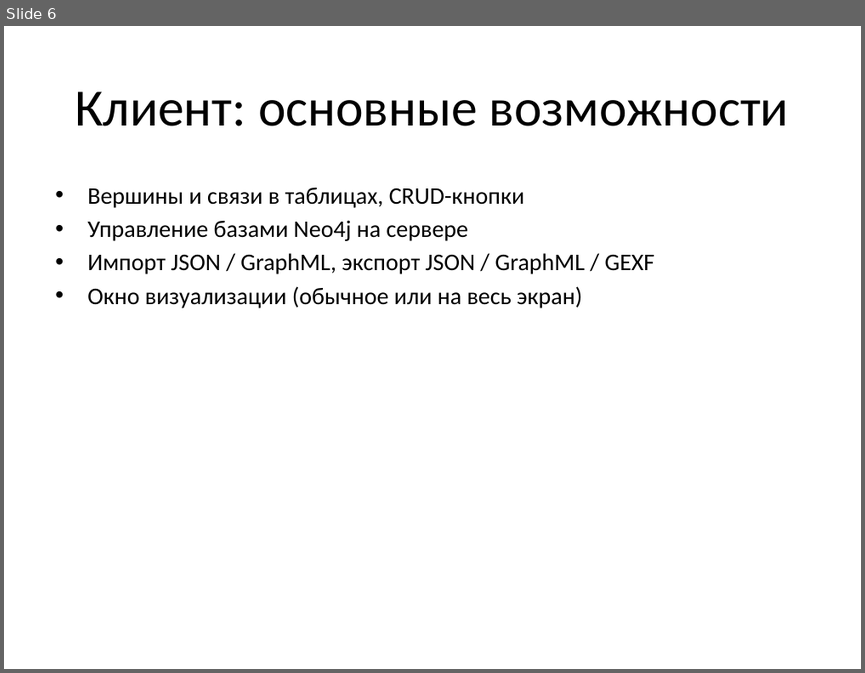
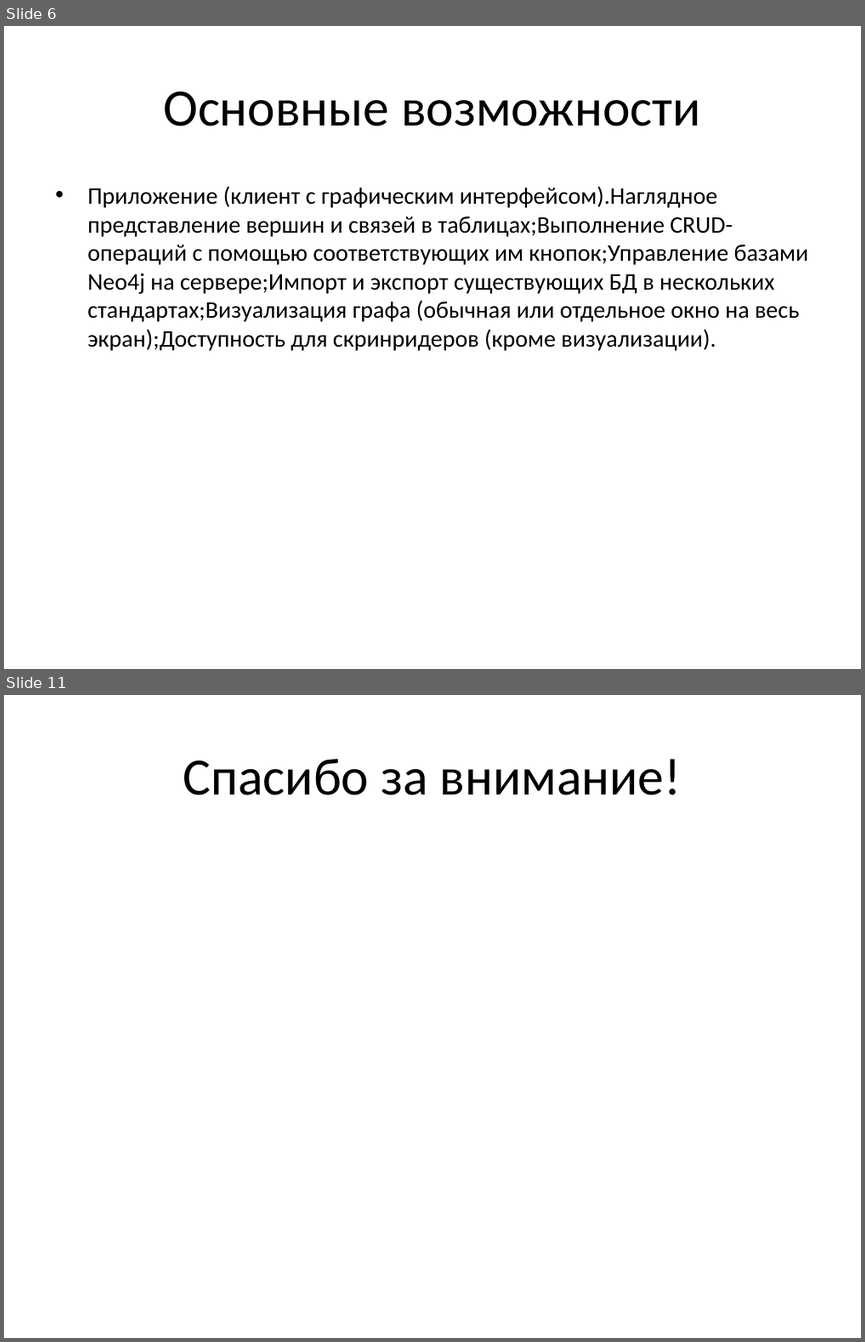
Before and after one commit to SasnikOmega/graph-search-engine, a slide deck: docs/презентация.pptx. Shown one above the other, each under a label of ours: slide 6 before the commit, slides 6 and 11 after it; the slides between them are not shown. The pictures are 865x673 and 865x1342 pixels, drawn with LibreOffice and Linux fonts; fonts in the diff are those of the drawing. Boxes give left, top, right and bottom in pixels: in the first picture for what was removed or moved away, otherwise in the second. Text is boxed around its words. In the diff, an @@ line names an element or a change of style, - is before the commit and + after.

```diff
--- a/docs/презентация.pptx
+++ b/docs/презентация.pptx
@@ slide 11 added at bbox=[4, 695, 861, 1338], background #FFFFFF @@
@@ title added at bbox=[183, 759, 681, 795], 44 pt, text #000000 @@
+Спасибо за внимание!
@@ slide 6 changed as well @@
@@ title at bbox=[163, 91, 700, 126]: text changed @@
-Клиент: основные возможности
+Основные возможности
@@ text at bbox=[87, 186, 809, 351]: text changed @@
-• Вершины и связи в таблицах, CRUD-кнопки
-• Управление базами Neo4j на сервере
-• Импорт JSON / GraphML, экспорт JSON / GraphML / GEXF
-• Окно визуализации (обычное или на весь экран)
+• Приложение (клиент с графическим интерфейсом).Наглядное представление вершин и связей в таблицах;Выполнение CRUD-операций с помощью соответствующих им кнопок;Управление базами Neo4j на сервере;Импорт и экспорт существующих БД в нескольких стандартах;Визуализация графа (обычная или отдельное окно на весь экран);Доступность для скринридеров (кроме визуализации).
```
Also in this commit, not shown: 6 other slides changed, 3 other slides added, 3 slides removed.
